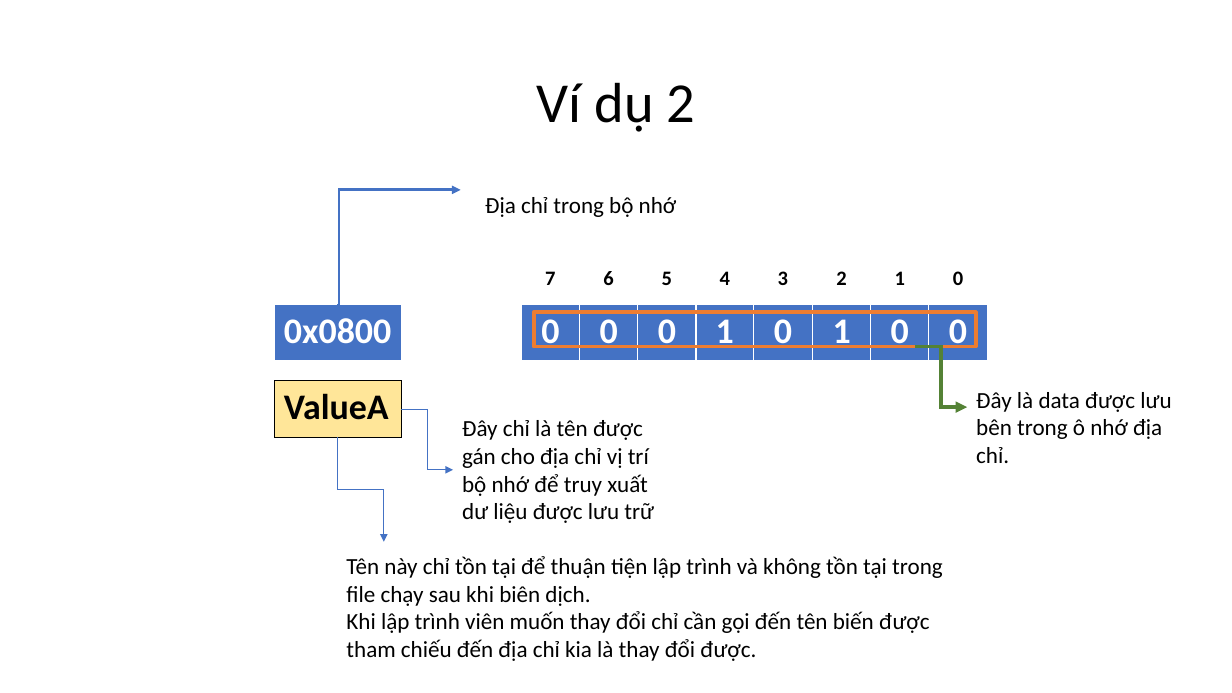
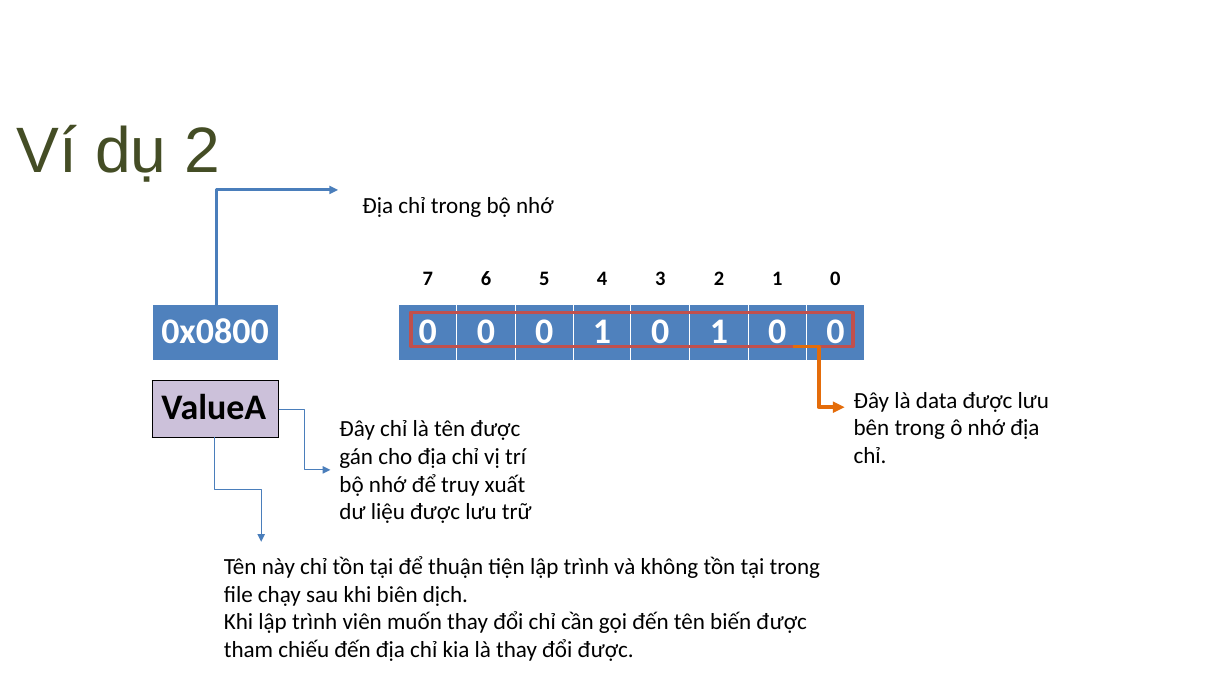
Before and after one commit to daydien12/Trainning_C, a slide deck: slide 10 of Day_2/Buổi 2.pptx. Drawn at 1232x693 pixels with LibreOffice and Linux fonts; fonts in the diff are those of the drawing; background and template pictures are left out. Boxes give left, top, right and bottom in pixels: in the first picture for what was removed or moved away, otherwise in the second. Text is boxed around its words. In the diff, an @@ line names an element or a change of style, - is before the commit and + after.

```diff
--- a/Day_2/Buổi 2.pptx
+++ b/Day_2/Buổi 2.pptx
@@ title "Ví dụ 2": place and size @@
-title "Ví dụ 2" at [537,82,695,132]
+title "Ví dụ 2" at [17,124,220,182]
@@ title "Ví dụ 2" at [17,124,220,182]: size 44 to 50 pt, font Calibri to Arial, text colour #000000 to #444D25; alignment centre to left; indent changed; line spacing 0.9 to 1; more space between paragraphs; vertical alignment middle to top @@
@@ elbow arrow (214, 305) - (338, 190): stroke #4472C4 2.25 pt to #4B7EBC 2.25 pt @@
@@ table at [152,305,279,362] @@
@@ fill #4472C4 to #4F81BD in row 1, column 1 @@
@@ table at [398,305,864,362] @@
@@ fill #4472C4 to #4F81BD in row 1 @@
@@ 2 tables, 1 text, 1 elbow arrow, 1 rectangle: place and size @@
-2 tables, 1 text, 1 elbow arrow, 1 rectangle at [274,304,975,523]
+2 tables, 1 text, 1 elbow arrow, 1 rectangle at [152,305,853,523]
@@ rectangle at [411,312,853,347]: outline #ED7D31 3 pt to #C0504D 3 pt @@
@@ elbow arrow (793, 347) - (845, 408): stroke #548235 3 pt to #E46C0A 3 pt @@
@@ table at [152,381,279,438] @@
@@ fill #FFE699 to #CCC1DA in row 1, column 1 @@
@@ elbow arrow (279, 409) - (331, 470): stroke #4472C4 0.5 pt to #4B7EBC 0.75 pt @@
@@ 3 texts, 3 elbow arrows, 2 tables: place and size @@
-3 texts, 3 elbow arrows, 2 tables at [337,190,1171,661]
+3 texts, 3 elbow arrows, 2 tables at [214,190,1049,661]
@@ elbow arrow (214, 437) - (262, 542): stroke #4472C4 0.5 pt to #4B7EBC 0.75 pt @@
```
Also in this commit, not shown: 16 other slides changed, 12 slides added, 19 other files.
